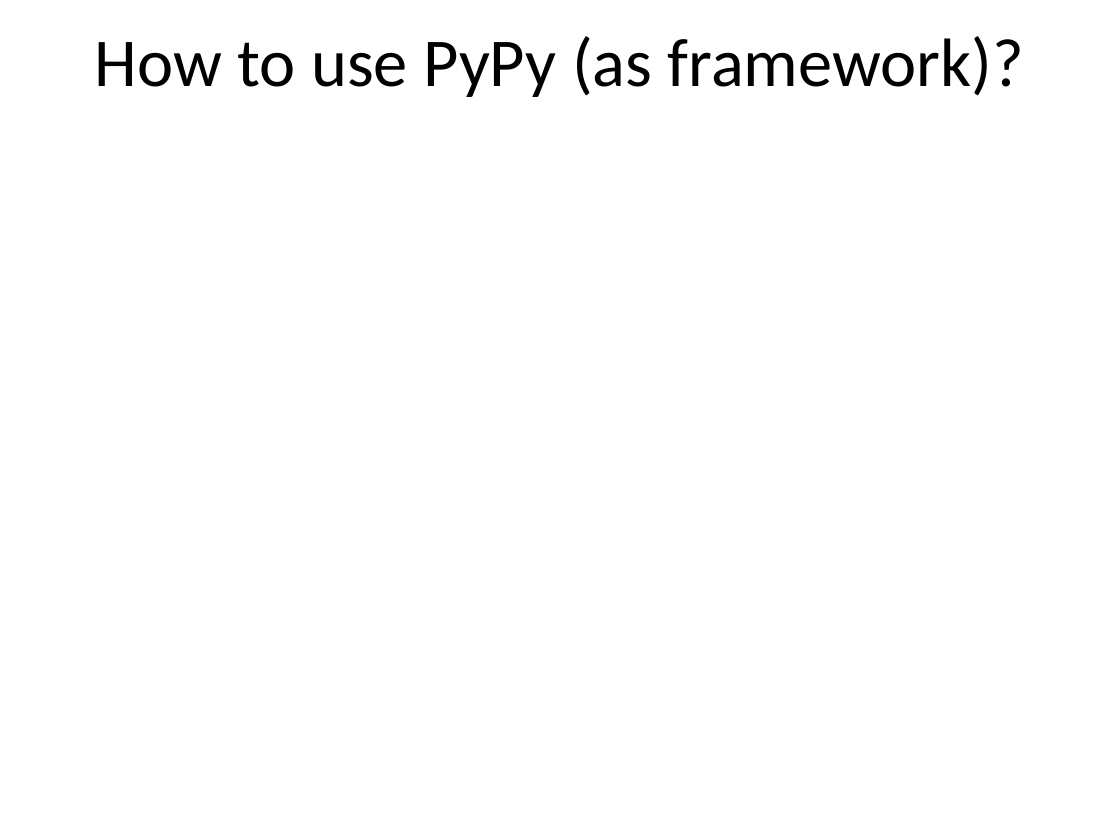
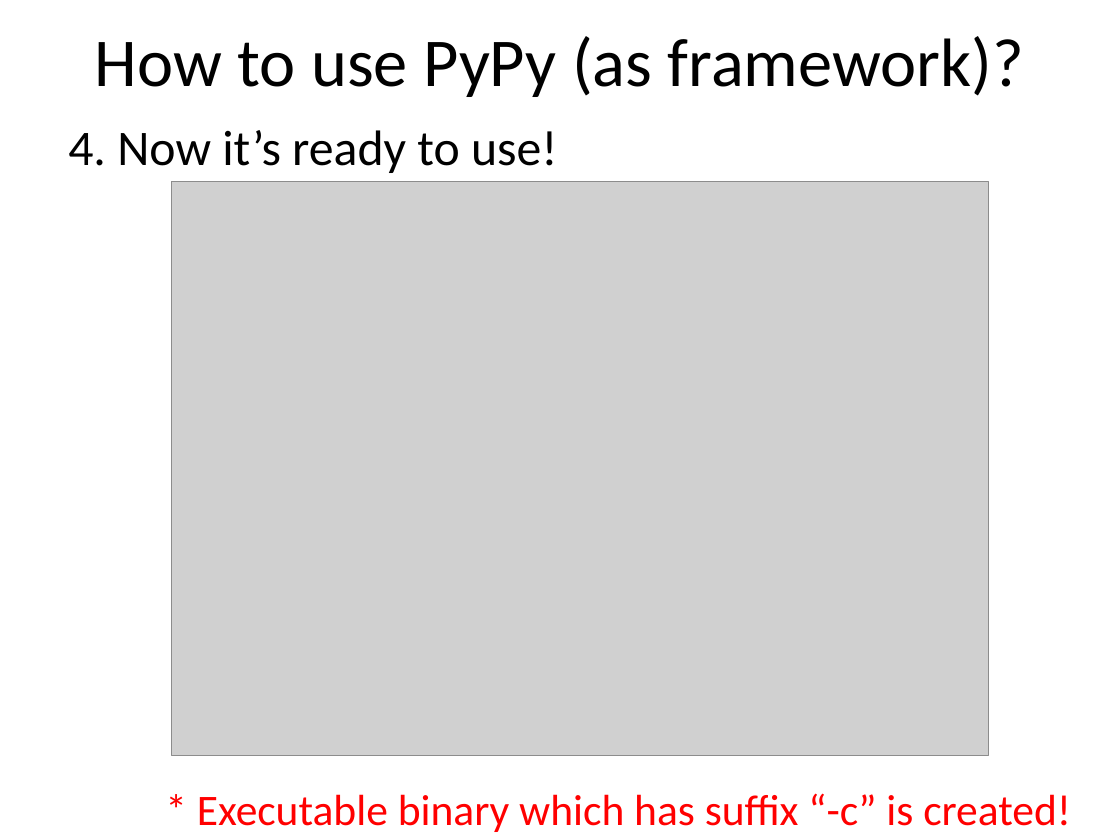
Before and after one commit to ryotaro/pyconjp2012slide, a slide deck: slide 16 of master/Fundamental Technologies Used in PyPy JIT Compiler.pptx (slide 18 before the commit). Drawn at 1120x840 pixels with LibreOffice and Linux fonts; fonts in the diff are those of the drawing; grey boxes stand for pictures. Boxes give left, top, right and bottom in pixels: in the first picture for what was removed or moved away, otherwise in the second. Text is boxed around its words. In the diff, an @@ line names an element or a change of style, - is before the commit and + after.

Commit message:
29page

```diff
--- a/master/Fundamental Technologies Used in PyPy JIT Compiler.pptx
+++ b/master/Fundamental Technologies Used in PyPy JIT Compiler.pptx
@@ text added at [68,130,558,173], 32 pt, text #000000 @@
+4. Now it’s ready to use!
@@ picture added at [172,181,986,752] @@
@@ picture added at [172,181,990,755] @@
@@ text added at [197,793,1071,832], 28 pt, text #FF0000 @@
+* Executable binary which has suffix “-c” is created!
```
Also in this commit, not shown: 4 other slides changed, 14 slides added, 2 slides removed.
